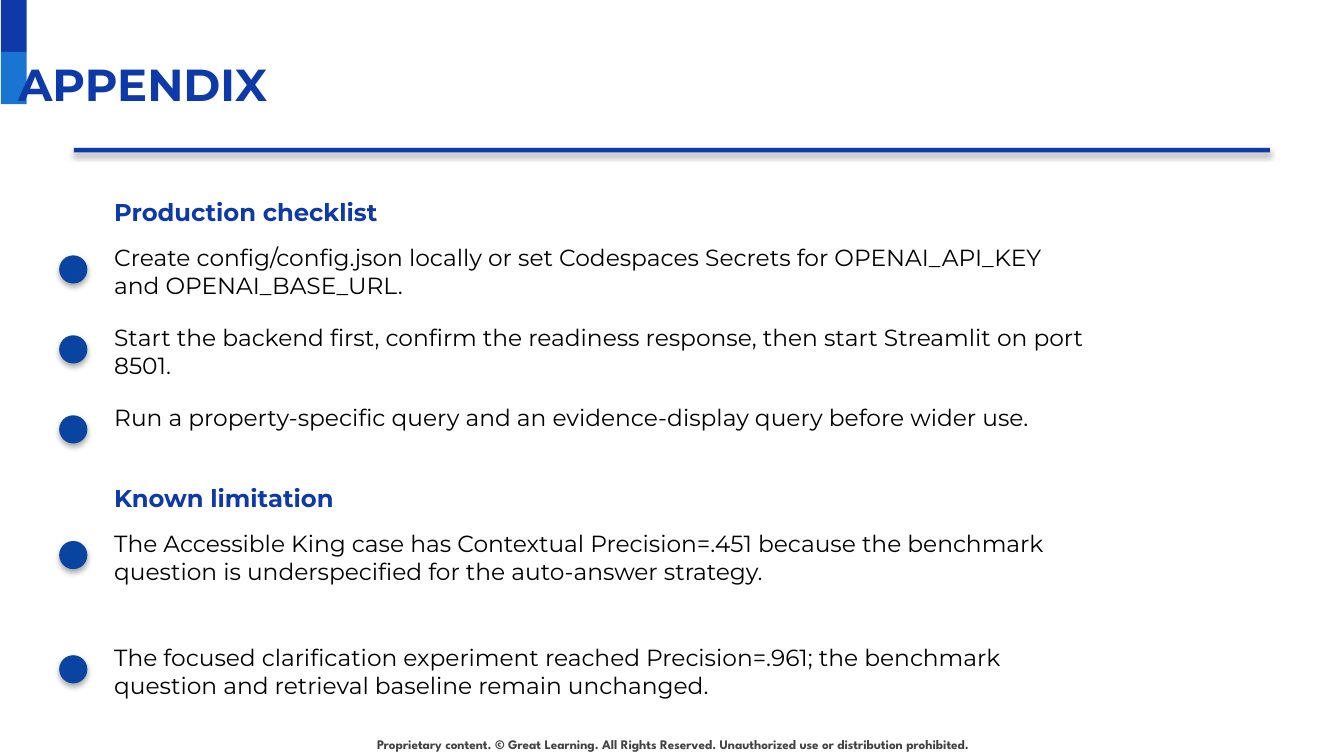
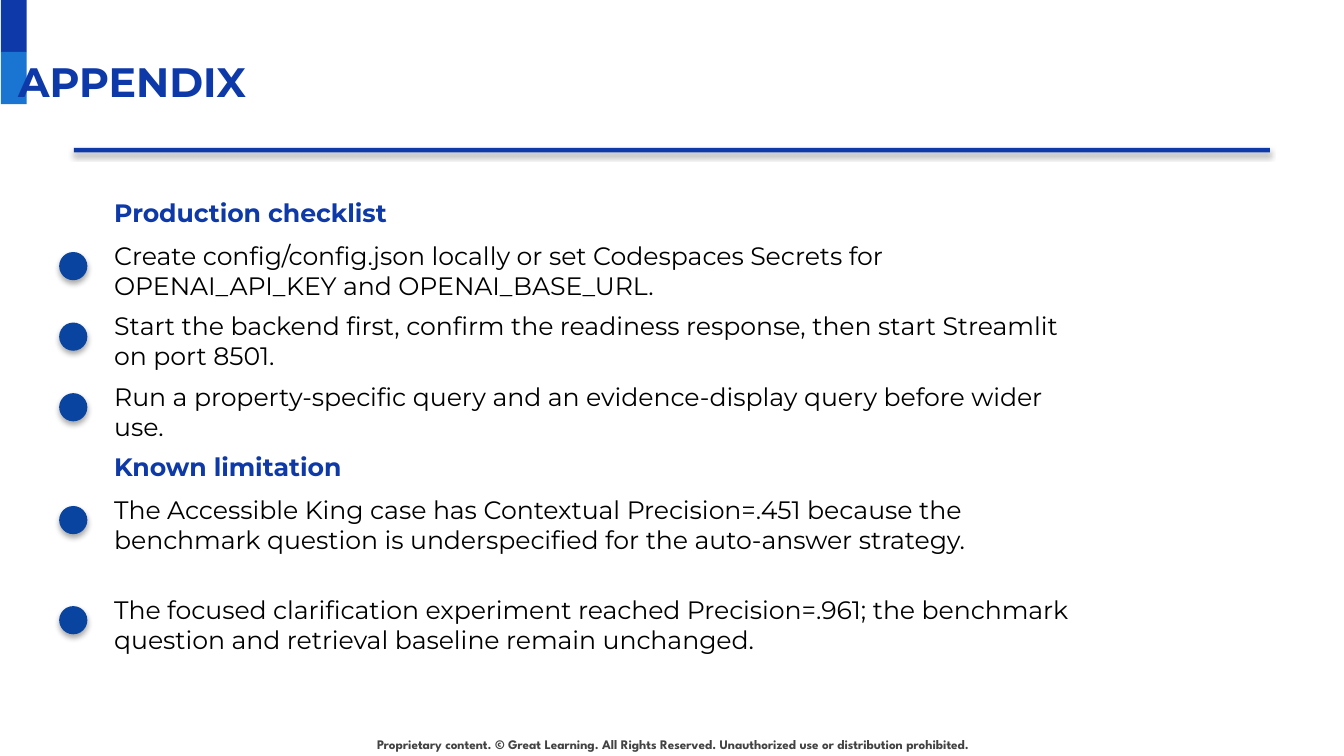
Before and after one commit to raovutukoor1/aurora-stay-qna, a slide deck: slide 30 of presentations/Aurora_Stays_RAG_Project_Presentation_Template_Style.pptx. Drawn at 1344x756 pixels with LibreOffice and Linux fonts; fonts in the diff are those of the drawing; background and template pictures are left out. Boxes give left, top, right and bottom in pixels: in the first picture for what was removed or moved away, otherwise in the second. Text is boxed around its words. In the diff, an @@ line names an element or a change of style, - is before the commit and + after.

```diff
--- a/presentations/Aurora_Stays_RAG_Project_Presentation_Template_Style.pptx
+++ b/presentations/Aurora_Stays_RAG_Project_Presentation_Template_Style.pptx
@@ text "APPENDIX" at (18,57,246,104): size 24 to 22 pt @@
@@ text "Production checklist" at (114,202,387,223): size 13 to 13.5 pt @@
@@ ellipse: place and size @@
-ellipse at (59,336,87,364)
+ellipse at (59,323,87,351)
@@ text "Start the backend first, confirm ...": place and size @@
-text "Start the backend first, confirm ..." at (114,328,1084,374)
+text "Start the backend first, confirm ..." at (114,316,1058,370)
@@ text "Run a property-specific query and ...": place and size @@
-text "Run a property-specific query and ..." at (114,408,1028,431)
+text "Run a property-specific query and ..." at (114,387,1042,436)
@@ ellipse: place and size @@
-ellipse at (59,415,87,444)
+ellipse at (59,392,87,421)
@@ text "Known limitation" at (114,456,342,477): size 13 to 13.5 pt @@
@@ text "Known limitation": place and size @@
-text "Known limitation" at (114,488,333,507)
+text "Known limitation" at (114,456,342,477)
@@ ellipse: place and size @@
-ellipse at (59,542,87,570)
+ellipse at (59,505,87,534)
@@ size 12.5 to 13.5 pt in 5 elements at (114,243,883,297), (114,316,1058,370), (114,387,1042,436), (114,600,1068,654), (114,500,965,554) @@
@@ text "The Accessible King case has ...": place and size @@
-text "The Accessible King case has ..." at (114,534,1043,585)
+text "The Accessible King case has ..." at (114,500,965,554)
@@ text "The focused clarification experiment reached ...": place and size @@
-text "The focused clarification experiment reached ..." at (114,648,1000,699)
+text "The focused clarification experiment reached ..." at (114,600,1068,654)
@@ ellipse: place and size @@
-ellipse at (59,656,87,684)
+ellipse at (59,606,87,634)
```
Also in this commit, not shown: 29 other slides changed, 2 other files.
